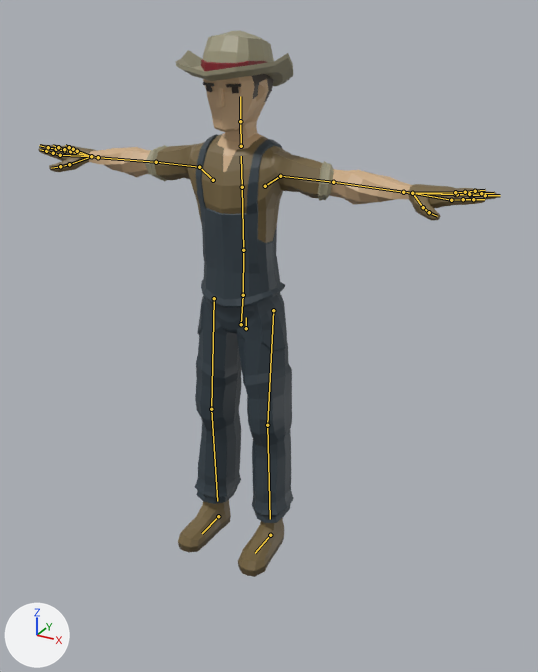
One commit to the glTF model src/assets/garitero.glb: the scene before it, then after it.
Camera for both pictures: a 50 mm lens placed at (1.258, -2.145, 1.916), pointed at (0.162, -0.152, 0.92). The lights are fixed; the arrows at lower left show +X, +Y and +Z. The older version comes first. The bones that change, and the others that lie on the model, are drawn over the model as lines.

Objects in the first picture: 'Farmer_Body', 'Farmer_Feet', 'Farmer_Head', 'Farmer_Pants'.
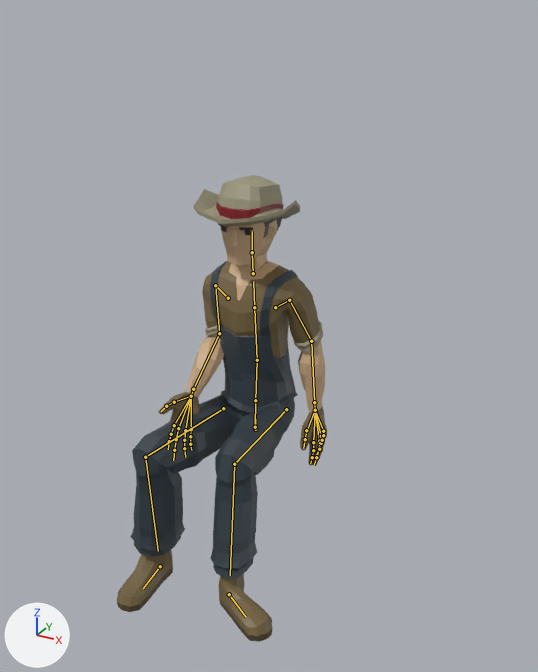
Commit message: Garitero sentado: pone solo las mechas reventadas y la cámara lo muestra (v1.60.0)

The newer file adds an action. The first version stands in its rest pose; the second is drawn at frame 0 of the action 'SentadoSaludo'.

The change in detail:
Bone 'Body' (bone_body) moves from (0.0, 0.0, 0.0) to (0.0, -0.446, -0.06).
Bone 'Body' (bone_body) turns from (0, 0, 0) to (0, 27, 0) degrees about its own x, y and z.
Bone 'Hips' (bone_hips) turns from (0, 0, 0) to (-4, 0, -2) degrees about its own x, y and z.
Bone 'Torso' (bone_torso) turns from (0, 0, 0) to (7, -28, 0) degrees about its own x, y and z.
Bone 'Head' (bone_head) turns from (0, 0, 0) to (-3, 0, 0) degrees about its own x, y and z.
Bone 'Shoulder.L' (bone_shoulder_l) moves from (0.0, 0.0, 0.0) to (0.007, 0.006, 0.006).
Bone 'UpperArm.L' (bone_upperarm_l) turns from (0, 0, 0) to (-69, 14, 0) degrees about its own x, y and z.
Bone 'LowerArm.L' (bone_lowerarm_l) turns from (0, 0, 0) to (-13, -5, -12) degrees about its own x, y and z.
Bone 'Wrist.L' (bone_wrist_l) turns from (0, 0, 0) to (0, 0, -3) degrees about its own x, y and z.
Bone 'Index2.L' (bone_index2_l) turns from (0, 0, 0) to (-14, 2, 0) degrees about its own x, y and z.
Bone 'Index3.L' (bone_index3_l) turns from (0, 0, 0) to (-7, 2, 1) degrees about its own x, y and z.
Bone 'Middle2.L' (bone_middle2_l) turns from (0, 0, 0) to (-12, 2, 3) degrees about its own x, y and z.
Bone 'Middle3.L' (bone_middle3_l) turns from (0, 0, 0) to (-12, 1, -2) degrees about its own x, y and z.
Bone 'Ring2.L' (bone_ring2_l) turns from (0, 0, 0) to (-13, 5, -4) degrees about its own x, y and z.
Bone 'Ring3.L' (bone_ring3_l) turns from (0, 0, 0) to (-15, 5, -4) degrees about its own x, y and z.
Bone 'Pinky2.L' (bone_pinky2_l) turns from (0, 0, 0) to (-19, -4, -3) degrees about its own x, y and z.
Bone 'Pinky3.L' (bone_pinky3_l) turns from (0, 0, 0) to (-11, -5, -4) degrees about its own x, y and z.
Bone 'Pinky4.L' (bone_pinky4_l) turns from (0, 0, 0) to (-15, -2, 0) degrees about its own x, y and z.
Bone 'Thumb1.L' (bone_thumb1_l) turns from (0, 0, 0) to (7, 4, 9) degrees about its own x, y and z.
Bone 'Thumb3.L' (bone_thumb3_l) turns from (0, 0, 0) to (-13, -3, 7) degrees about its own x, y and z.
Bone 'Shoulder.R' (bone_shoulder_r) moves from (0.0, 0.0, 0.0) to (-0.007, 0.006, 0.006).
Bone 'UpperArm.R' (bone_upperarm_r) turns from (0, 0, 0) to (-100, 0, -48) degrees about its own x, y and z.
Bone 'LowerArm.R' (bone_lowerarm_r) turns from (0, 0, 0) to (-32, -12, 36) degrees about its own x, y and z.
Bone 'Index2.R' (bone_index2_r) turns from (0, 0, 0) to (-15, -2, 0) degrees about its own x, y and z.
Bone 'Index3.R' (bone_index3_r) turns from (0, 0, 0) to (-8, -2, -1) degrees about its own x, y and z.
Bone 'Middle2.R' (bone_middle2_r) turns from (0, 0, 0) to (-13, -1, -1) degrees about its own x, y and z.
Bone 'Middle3.R' (bone_middle3_r) turns from (0, 0, 0) to (-12, -1, 2) degrees about its own x, y and z.
Bone 'Ring2.R' (bone_ring2_r) turns from (0, 0, 0) to (-13, -5, 4) degrees about its own x, y and z.
Bone 'Ring3.R' (bone_ring3_r) turns from (0, 0, 0) to (-15, -5, 4) degrees about its own x, y and z.
Bone 'Pinky2.R' (bone_pinky2_r) turns from (0, 0, 0) to (-16, 3, 14) degrees about its own x, y and z.
Bone 'Pinky3.R' (bone_pinky3_r) turns from (0, 0, 0) to (-11, 5, 4) degrees about its own x, y and z.
Bone 'Pinky4.R' (bone_pinky4_r) turns from (0, 0, 0) to (-15, 2, 0) degrees about its own x, y and z.
Bone 'Thumb1.R' (bone_thumb1_r) turns from (0, 0, 0) to (10, -6, 1) degrees about its own x, y and z.
Bone 'Thumb3.R' (bone_thumb3_r) turns from (0, 0, 0) to (-13, 3, -7) degrees about its own x, y and z.
Bone 'UpperLeg.L' (bone_upperleg_l) turns from (0, 0, 0) to (23, -1, 86) degrees about its own x, y and z.
Bone 'LowerLeg.L' (bone_lowerleg_l) turns from (0, 0, 0) to (76, 0, 0) degrees about its own x, y and z.
Bone 'UpperLeg.R' (bone_upperleg_r) turns from (0, 0, 0) to (-33, -2, -85) degrees about its own x, y and z.
Bone 'LowerLeg.R' (bone_lowerleg_r) turns from (0, 0, 0) to (89, 0, 0) degrees about its own x, y and z.
Bone 'Foot.L' (bone_foot_l) moves from (0.0, 0.0, 0.0) to (0.029, 0.358, 0.002).
Bone 'Foot.L' (bone_foot_l) turns from (0, 0, 0) to (0, 0, -59) degrees about its own x, y and z.
Bone 'Foot.R' (bone_foot_r) moves from (0.0, 0.0, 0.0) to (-0.029, 0.358, 0.002).
Bone 'Foot.R' (bone_foot_r) turns from (0, 0, 0) to (0, 0, -7) degrees about its own x, y and z.

Location of each change, [x1, y1, x2, y2] in pixels of the pictures (538 x 672 px):
'Farmer_Body', posed (63% narrower, 18% taller)
    before: [38, 133, 499, 307]
    after: [158, 261, 327, 466]
'Farmer_Pants', posed (66% wider, 20% shorter)
    before: [195, 293, 294, 523]
    after: [130, 395, 295, 578]
'Farmer_Head', posed (9% narrower, 13% shorter)
    before: [176, 30, 293, 142]
    after: [194, 175, 300, 272]
'Farmer_Feet', posed (46% wider, 18% taller)
    before: [178, 499, 284, 577]
    after: [117, 550, 272, 642]
bone 'Body', root to tip
    before: (246, 328) to (246, 317)
    after: (255, 429) to (255, 419)
bone 'Hips', root to tip
    before: (241, 324) to (243, 295)
    after: (255, 427) to (255, 400)
bone 'Torso', root to tip
    before: (243, 250) to (242, 187)
    after: (257, 360) to (254, 307)
bone 'Head', root to tip
    before: (240, 121) to (240, 96)
    after: (252, 252) to (252, 231)
bone 'Shoulder.L', root to tip
    before: (265, 186) to (280, 176)
    after: (275, 307) to (289, 300)
bone 'UpperArm.L', root to tip
    before: (280, 176) to (333, 182)
    after: (289, 300) to (311, 341)
bone 'LowerArm.L', root to tip
    before: (333, 182) to (403, 192)
    after: (311, 341) to (314, 402)
bone 'Wrist.L', root to tip
    before: (403, 192) to (412, 193)
    after: (314, 402) to (315, 410)
bone 'Index2.L', root to tip
    before: (451, 200) to (463, 199)
    after: (313, 442) to (313, 450)
bone 'Index3.L', root to tip
    before: (463, 199) to (473, 199)
    after: (313, 450) to (312, 457)
bone 'Middle2.L', root to tip
    before: (455, 194) to (470, 195)
    after: (319, 440) to (319, 449)
bone 'Middle3.L', root to tip
    before: (470, 195) to (485, 195)
    after: (319, 449) to (316, 457)
bone 'Ring2.L', root to tip
    before: (457, 194) to (469, 194)
    after: (321, 436) to (321, 443)
bone 'Ring3.L', root to tip
    before: (469, 194) to (481, 193)
    after: (321, 443) to (319, 449)
bone 'Pinky2.L', root to tip
    before: (455, 192) to (465, 192)
    after: (323, 431) to (323, 435)
bone 'Pinky3.L', root to tip
    before: (465, 192) to (475, 191)
    after: (323, 435) to (322, 440)
bone 'Pinky4.L', root to tip
    before: (475, 191) to (485, 190)
    after: (322, 440) to (319, 443)
bone 'Thumb1.L', root to tip
    before: (412, 193) to (423, 207)
    after: (315, 410) to (307, 430)
bone 'Thumb3.L', root to tip
    before: (429, 212) to (437, 216)
    after: (305, 439) to (303, 448)
bone 'Shoulder.R', root to tip
    before: (213, 180) to (199, 167)
    after: (228, 298) to (215, 285)
bone 'UpperArm.R', root to tip
    before: (199, 167) to (156, 162)
    after: (215, 285) to (219, 333)
bone 'LowerArm.R', root to tip
    before: (156, 162) to (98, 157)
    after: (219, 333) to (193, 389)
bone 'Index2.R', root to tip
    before: (60, 155) to (53, 153)
    after: (174, 425) to (171, 434)
bone 'Index3.R', root to tip
    before: (53, 153) to (46, 151)
    after: (171, 434) to (169, 441)
bone 'Middle2.R', root to tip
    before: (64, 151) to (56, 149)
    after: (178, 428) to (176, 439)
bone 'Middle3.R', root to tip
    before: (56, 149) to (48, 147)
    after: (176, 439) to (174, 450)
bone 'Ring2.R', root to tip
    before: (70, 151) to (64, 149)
    after: (185, 430) to (184, 440)
bone 'Ring3.R', root to tip
    before: (64, 149) to (58, 147)
    after: (184, 440) to (184, 448)
bone 'Pinky2.R', root to tip
    before: (77, 151) to (73, 149)
    after: (191, 429) to (190, 436)
bone 'Pinky3.R', root to tip
    before: (73, 149) to (69, 147)
    after: (190, 436) to (190, 444)
bone 'Pinky4.R', root to tip
    before: (69, 147) to (65, 145)
    after: (190, 444) to (191, 450)
bone 'Thumb1.R', root to tip
    before: (91, 156) to (69, 164)
    after: (191, 396) to (174, 402)
bone 'Thumb3.R', root to tip
    before: (60, 166) to (51, 168)
    after: (166, 406) to (161, 411)
bone 'UpperLeg.L', root to tip
    before: (273, 310) to (267, 425)
    after: (286, 409) to (234, 464)
bone 'LowerLeg.L', root to tip
    before: (267, 425) to (270, 519)
    after: (234, 464) to (230, 575)
bone 'UpperLeg.R', root to tip
    before: (214, 298) to (211, 409)
    after: (223, 408) to (145, 457)
bone 'LowerLeg.R', root to tip
    before: (211, 409) to (217, 501)
    after: (145, 457) to (158, 551)
bone 'Foot.L', root to tip
    before: (270, 535) to (255, 553)
    after: (229, 594) to (246, 617)
bone 'Foot.R', root to tip
    before: (218, 516) to (202, 533)
    after: (160, 566) to (143, 588)
